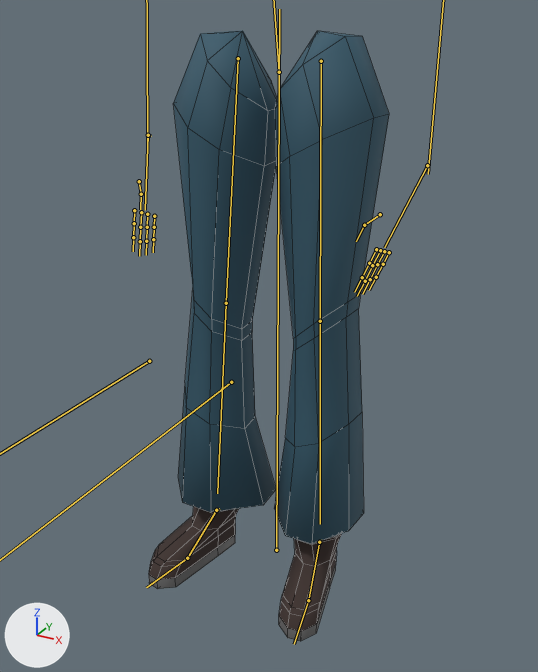
What one commit did to the FBX model A3DPIE/Assets/Assets/Meshes/Characters/BodyParts/LegsBaggy2.fbx.
The view is the same before and after, from a 50 mm lens placed at (0.646, -1.193, 1.117), pointed at (0.011, -0.038, 0.539). Lighting does not change. The marker at lower left points along +X, +Y and +Z. Both versions are drawn at frame 10 of the action 'Armature|Idle1'; the numbers are the values there. The bones that bend it are drawn over the model as lines. Mesh edges are drawn as thin lines.

Names of what the first picture shows: 'LegsBaggy2'.
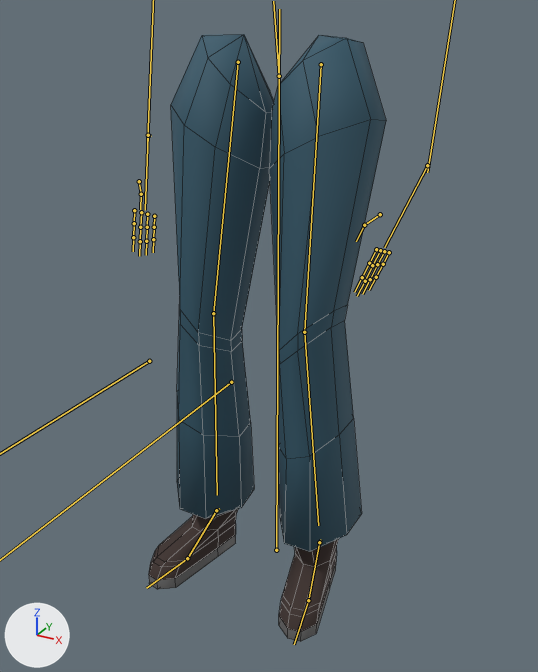
Scene script edits in JSON lines:
```json
{"block": "bone_leg1_l", "where": "bone_leg1_l = bpy.data.objects['Armature'].pose.bones['leg1.L']  # child of 'spine1'"}
{"op": "set", "path": "bone_leg1_l.rotation_quaternion", "old": "(0.996, -0.017, 0.023, 0.086)", "new": "(0.988, -0.015, 0.025, 0.15)", "note": "degrees (-2, 3, 10) -> degrees (-1, 3, 17)"}
{"block": "bone_leg2_l", "where": "bone_leg2_l = bpy.data.objects['Armature'].pose.bones['leg2.L']  # child of 'leg1.L'"}
{"op": "set", "path": "bone_leg2_l.rotation_quaternion", "old": "(1.0, 0.0, 0.0, 0.008)", "new": "(0.993, 0.0, 0.0, -0.114)", "note": "degrees (0, 0, 1) -> degrees (0, 0, -13)"}
{"block": "bone_leg1_r", "where": "bone_leg1_r = bpy.data.objects['Armature'].pose.bones['leg1.R']  # child of 'spine1'"}
{"op": "set", "path": "bone_leg1_r.rotation_quaternion", "old": "(0.994, -0.038, -0.048, -0.092)", "new": "(0.986, -0.034, -0.05, -0.153)", "note": "degrees (-4, -6, -10) -> degrees (-3, -6, -18)"}
{"block": "bone_leg2_r", "where": "bone_leg2_r = bpy.data.objects['Armature'].pose.bones['leg2.R']  # child of 'leg1.R'"}
{"op": "set", "path": "bone_leg2_r.rotation_quaternion", "old": "(1.0, 0.0, 0.0, -0.008)", "new": "(0.994, 0.0, 0.0, 0.109)", "note": "degrees (0, 0, -1) -> degrees (0, 0, 13)"}
```

Boxes [x1, y1, x2, y2] around the edits, measured in the pictures (538 x 672 px):
```json
{"object": "LegsBaggy2", "change": "posed", "before": [149, 30, 389, 641], "after": [149, 34, 386, 642]}
{"bone": "leg1.L", "before": "(321, 61) to (320, 321)", "after": "(321, 64) to (304, 332)"}
{"bone": "leg2.L", "before": "(320, 321) to (320, 524)", "after": "(304, 332) to (318, 525)"}
{"bone": "leg1.R", "before": "(238, 58) to (226, 303)", "after": "(238, 62) to (213, 313)"}
{"bone": "leg2.R", "before": "(226, 303) to (217, 493)", "after": "(213, 313) to (217, 495)"}
```
